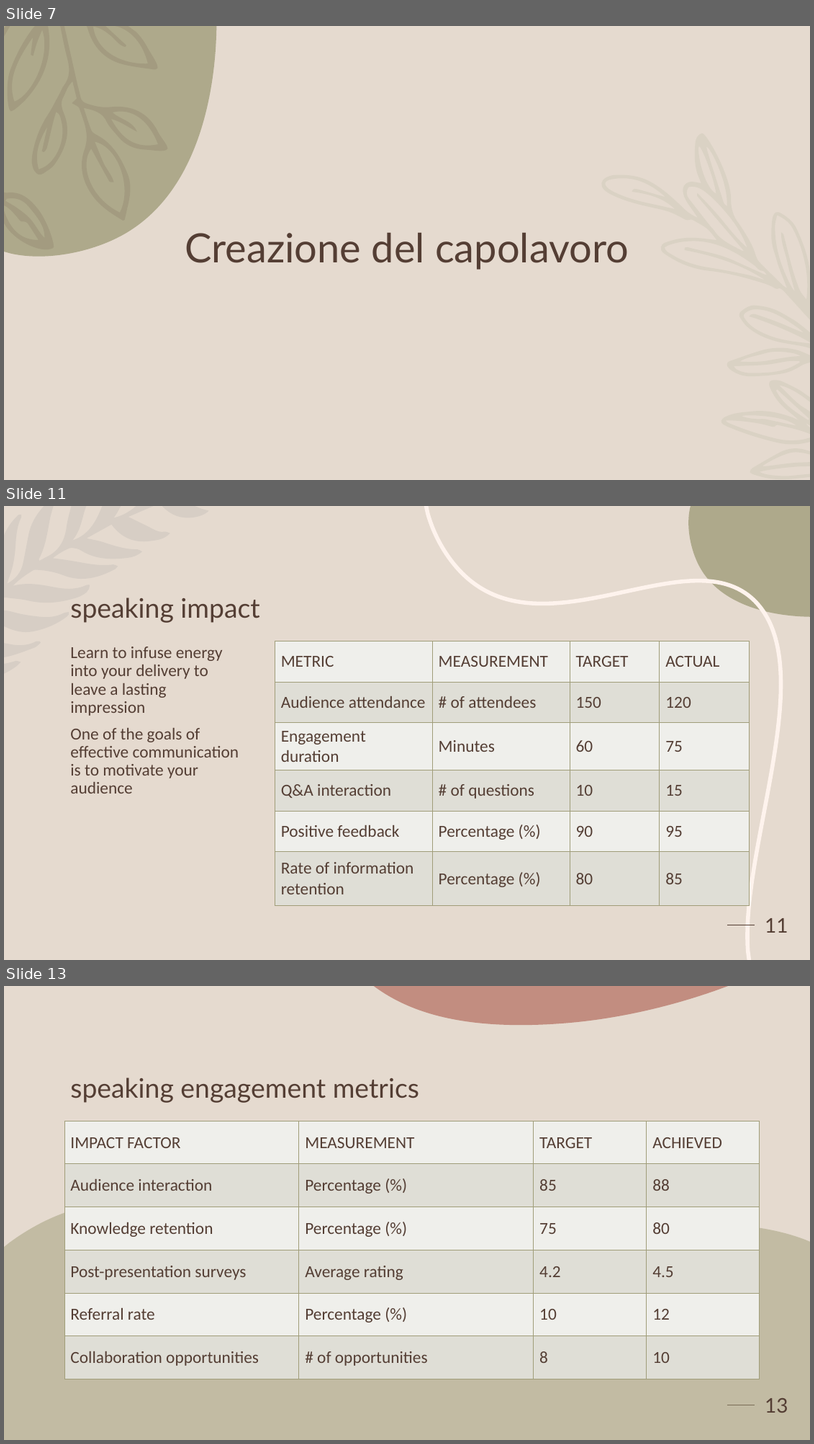
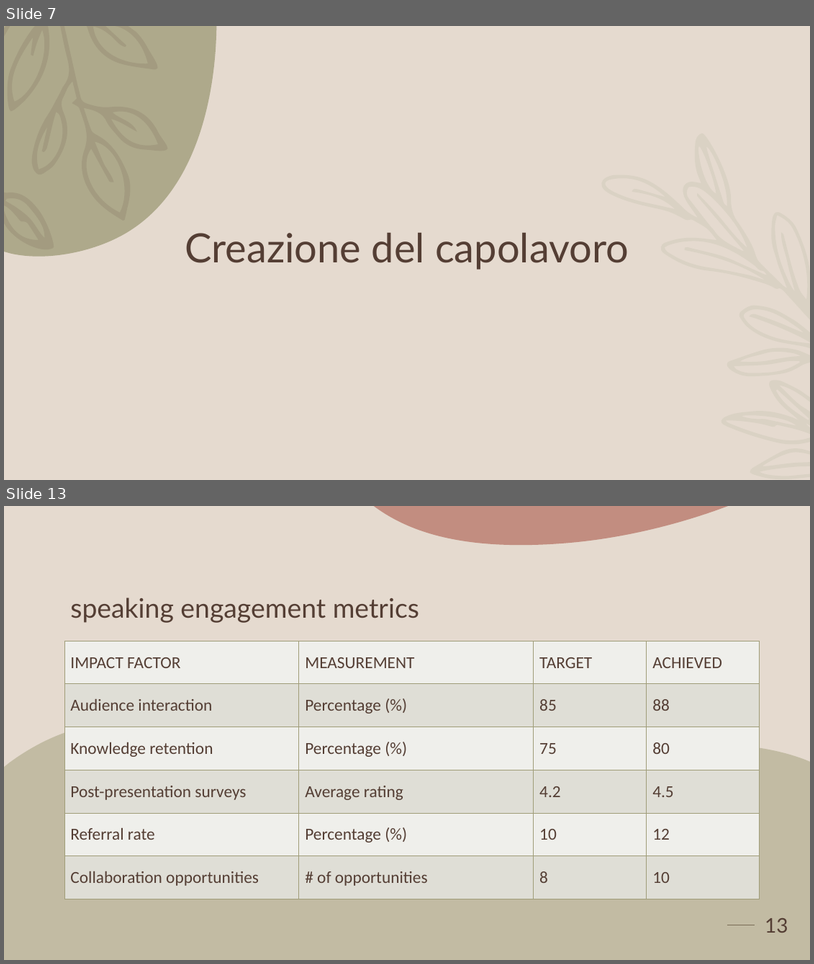
Before and after one commit to Alex123310/Appunti-Compiti, a slide deck: Il Mio.pptx. Shown one above the other, each under a label of ours: slides 7, 11 and 13 before the commit, slides 7 and 13 after it; the slides between them are not shown. The pictures are 814x1444 and 814x964 pixels, drawn with LibreOffice and Linux fonts; fonts in the diff are those of the drawing; background and template pictures are left out. Boxes give left, top, right and bottom in pixels: in the first picture for what was removed or moved away, otherwise in the second. Text is boxed around its words. In the diff, an @@ line names an element or a change of style, - is before the commit and + after.

```diff
--- a/Il Mio.pptx
+++ b/Il Mio.pptx
@@ slide 11 removed at <box>4,506,810,960</box>, background #E5DACF; not listed: 1 template element that a slide beside it also shows @@
@@ freeform shape removed at <box>4,506,209,674</box> @@
@@ freeform shape removed at <box>426,506,782,960</box> @@
@@ freeform shape removed at <box>689,506,810,617</box> @@
@@ title removed at <box>70,597,260,623</box> @@
-speaking impact
@@ text removed at <box>70,646,239,793</box> @@
-Learn to infuse energy into your delivery to leave a lasting impression
-One of the goals of effective communication is to motivate your audience
@@ table removed at <box>275,641,751,899</box>, 6 rows, 4 columns @@
-METRIC | MEASUREMENT | TARGET | ACTUAL
-Audience attendance | # of attendees | 150 | 120
-Engagement duration | Minutes | 60 | 75
-Q&A interaction | # of questions | 10 | 15
-Positive feedback | Percentage (%) | 90 | 95
-Rate of information retention | Percentage (%) | 80 | 85
@@ page number removed at <box>765,918,788,932</box> @@
-11
```
Also in this commit, not shown: 4 slides changed, 3 slides added, 2 other slides removed.
